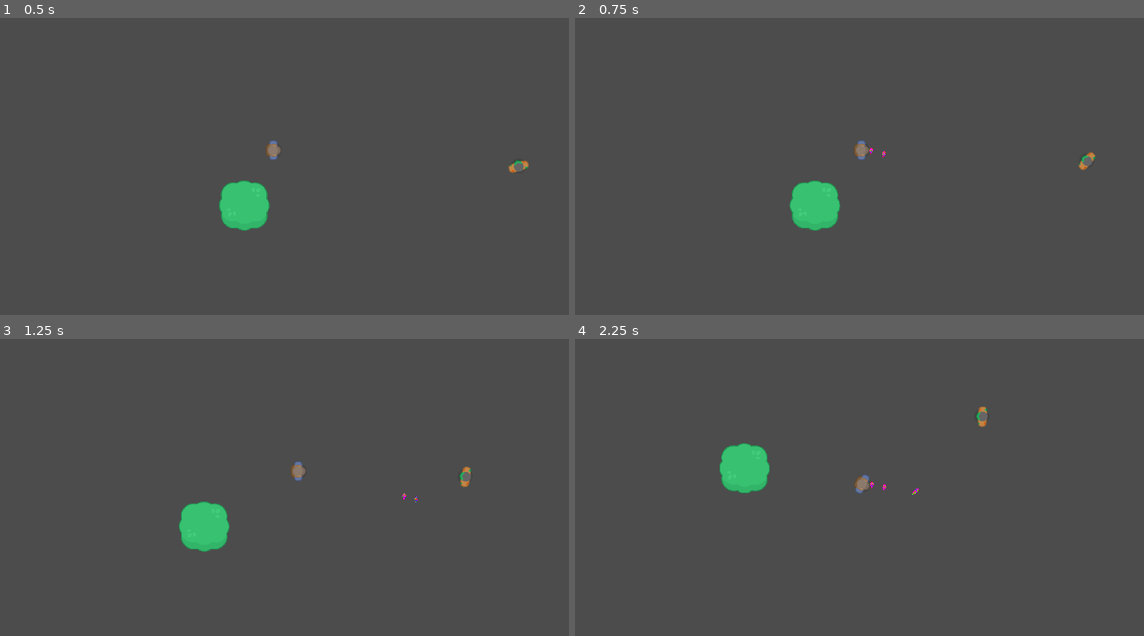
Above: before the commit, frames 1-4 (two rows, left to right).
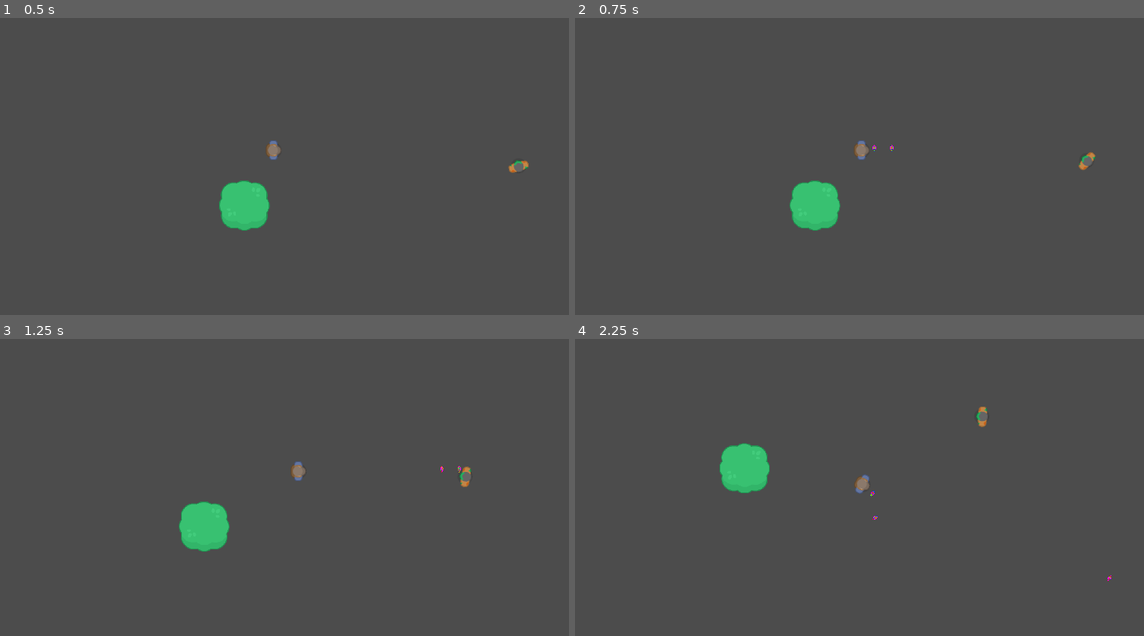
Above: after the commit, the same moments.

Repository: kinge880/GameJam
Game: Godot game, scene res://Word.tscn
The game is run twice, just before and just after one commit, with the same random seed, the same clock (stepped at 60 frames per second) and the same inputs.
Inputs (mouse positions are in pixels of both pictures, inside the frame that each line leads up to):
- Up to frame 1 (0.5 s): no input
- Up to frame 2 (0.75 s): move the mouse to (984, 133) at 0.52 s; hold D (ui_right) from 0.53 s (still down); tap Space (atk) at 0.6 s; click (984, 133) at 0.67 s
- Up to frame 3 (1.25 s): keep holding D (ui_right)
- Up to frame 4 (2.25 s): move the mouse to (728, 487) at 1.27 s; release D (ui_right) at 1.28 s; hold S (ui_down) 1.28-2.03 s; tap Space (atk) at 1.35, 2.1 s; click (728, 487) at 1.42 s; move the mouse to (910, 395) at 2.02 s; hold D (ui_right) from 2.03 s (still down); click (910, 395) at 2.17 s

Frame 1 is identical in both runs. In frame 2, less than 0.1% of the frame differs, in the area x 51-57%, y 42-48%; in frame 3, less than 0.1%; in frame 4, less than 0.1%, in the area x 51-95%, y 48-82%.

Commit message:
consertando um detalhe
.

Diff:
--- a/Bullet.gd
+++ b/Bullet.gd
@@ -1,18 +1,18 @@
 extends Area2D
 
-export var speed = 1
+export var speed = 750
 export var damage = 10
 export var lifetime = 0.8
 var velocity = Vector2()
 
 #essa função é chamada assim que a bala é instanciada
 func _start(_position, _direction):
-	global_position = _position
-	global_rotation = _direction.angle()
+	position = _position
+	rotation = _direction.angle()
 	$Lifetime.wait_time = lifetime
 	velocity = _direction * speed
 func _process(delta):
-	global_position += velocity * delta
+	position += velocity * delta
 
 func _dimiss():
 	queue_free()
--- a/Bullet.tscn
+++ b/Bullet.tscn
@@ -35,7 +35,7 @@
 [node name="AnimatedSprite" type="AnimatedSprite" parent="."]
 frames = SubResource( 1 )
 animation = "bullet"
-frame = 1
+frame = 4
 playing = true
 
 [node name="CollisionShape2D" type="CollisionShape2D" parent="."]
--- a/Script/Player.gd
+++ b/Script/Player.gd
@@ -63,4 +63,4 @@
 		#dai eu acredito que ela pdoe rotacionar na direção do mouse e a bala sair dela, dai já preparei tudo pra isso
 		var dir = Vector2(1, 0).rotated(global_rotation)
 		#emito um sinal com a bala,posição do player(no futuro vai ser do portal) e a direção que no futuro vai ser dir
-		emit_signal('shoot', Bullet, global_position, get_global_mouse_position())
+		emit_signal('shoot', Bullet, global_position, dir)
